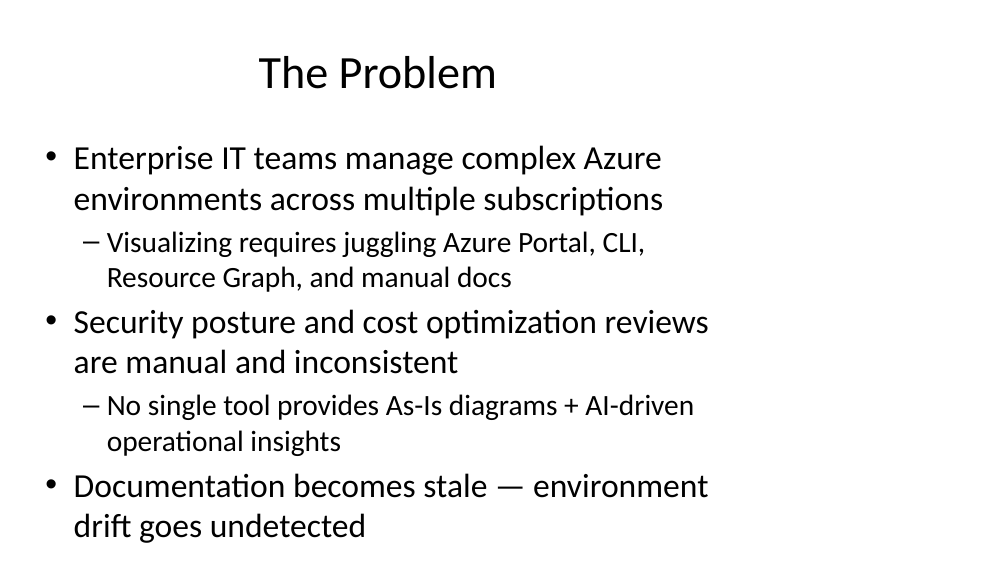
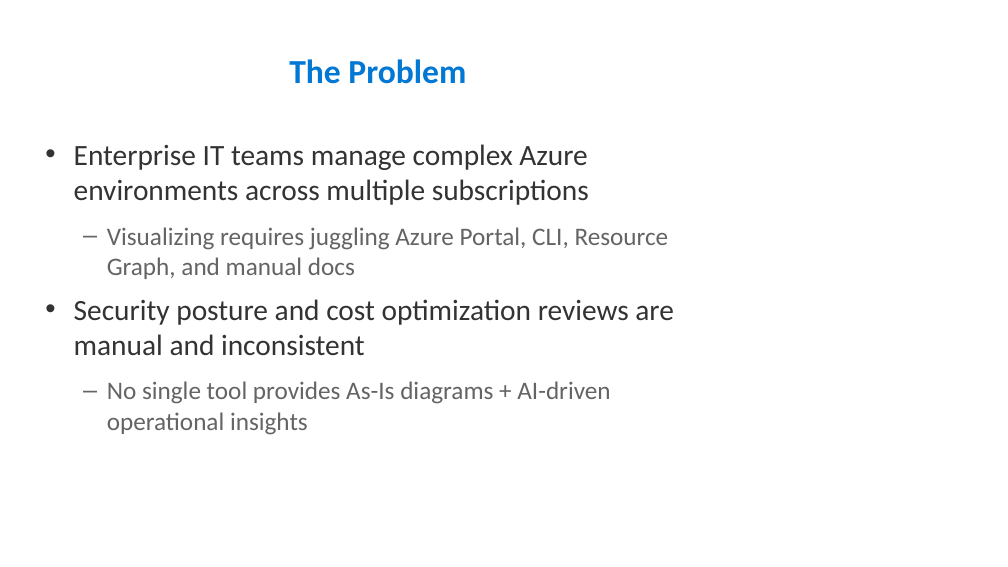
Before and after one commit to aktsmm/azure-ops-dashboard, a slide deck: slide 3 of presentations/AzureOpsDashboard.pptx. Drawn at 1008x567 pixels with LibreOffice and Linux fonts; fonts in the diff are those of the drawing. Boxes give left, top, right and bottom in pixels: in the first picture for what was removed or moved away, otherwise in the second. Text is boxed around its words. In the diff, an @@ line names an element or a change of style, - is before the commit and + after.

Commit message:
docs: PPTX v4 — 28pt font, full info restored, 21 slides with screenshot placeholders

```diff
--- a/presentations/AzureOpsDashboard.pptx
+++ b/presentations/AzureOpsDashboard.pptx
@@ title "The Problem" at [289,59,466,84]: size 44 to 32 pt, text colour #000000 to #0078D4, bold on @@
@@ text "Enterprise IT teams manage complex ..." at [74,144,674,435]: size 32 to 28 pt, text colour #000000 to #333333 in "Enterprise IT teams manage complex Azure environments ...", "Security posture and cost optimization reviews are ..."; size 28 to 24 pt, text colour #000000 to #646464 in "Visualizing requires juggling Azure Portal, CLI, Resource ...", "No single tool provides As-Is diagrams + ..."; more space between paragraphs @@
@@ text at [74,473,708,498]: paragraph removed @@
-• Documentation becomes stale — environment drift goes undetected
```
Also in this commit, not shown: 10 other slides changed, 10 slides added, 1 other file.
